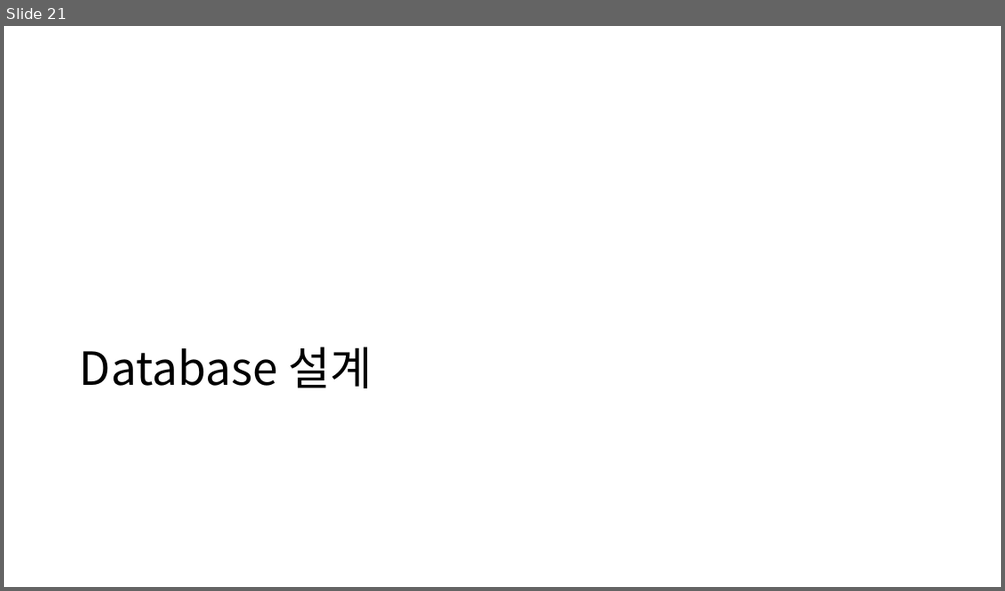
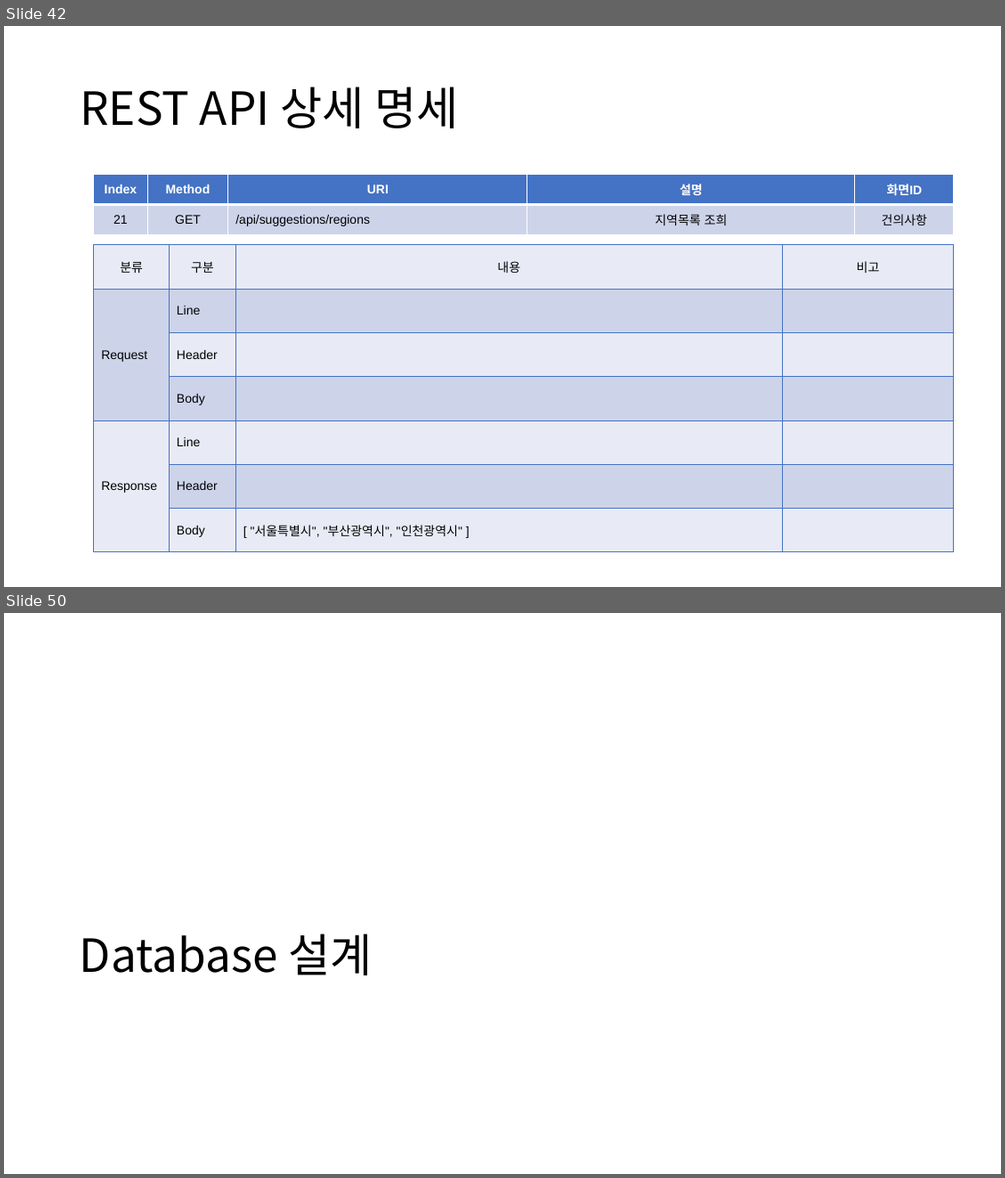
Before and after one commit to kimyuchan-1/MiniProject, a slide deck: 미니프로젝트계획서.pptx. Shown one above the other, each under a label of ours: slide 21 before the commit, slides 42 and 50 after it; the slides between them are not shown. The pictures are 1005x591 and 1005x1178 pixels, drawn with LibreOffice and Linux fonts; fonts in the diff are those of the drawing. Boxes give left, top, right and bottom in pixels: in the first picture for what was removed or moved away, otherwise in the second. Text is boxed around its words. In the diff, an @@ line names an element or a change of style, - is before the commit and + after.

```diff
--- a/미니프로젝트계획서.pptx
+++ b/미니프로젝트계획서.pptx
@@ slide 42 added at [4,26,1001,587], background #FFFFFF @@
@@ title added at [80,87,458,128], 44 pt, text #000000 @@
+REST API 상세 명세
@@ table added at [94,174,954,540], 2 rows, 5 columns @@
+Index | Method | URI | 설명 | 화면ID
+21 | GET | /api/suggestions/regions | 지역목록 조희 | 건의사항
@@ table added at [94,245,954,553], 7 rows, 4 columns @@
+분류 | 구분 | 내용 | 비고
+Request | Line |  | 
+ | Header |  | 
+ | Body |  | 
+Response | Line |  | 
+ | Header |  | 
+ | Body | [ "서울특별시", "부산광역시", "인천광역시" ] | 
@@ what was slide 21 is now slide 50 @@
```
Also in this commit, not shown: 4 slides changed, 28 other slides added, 11 other files.
